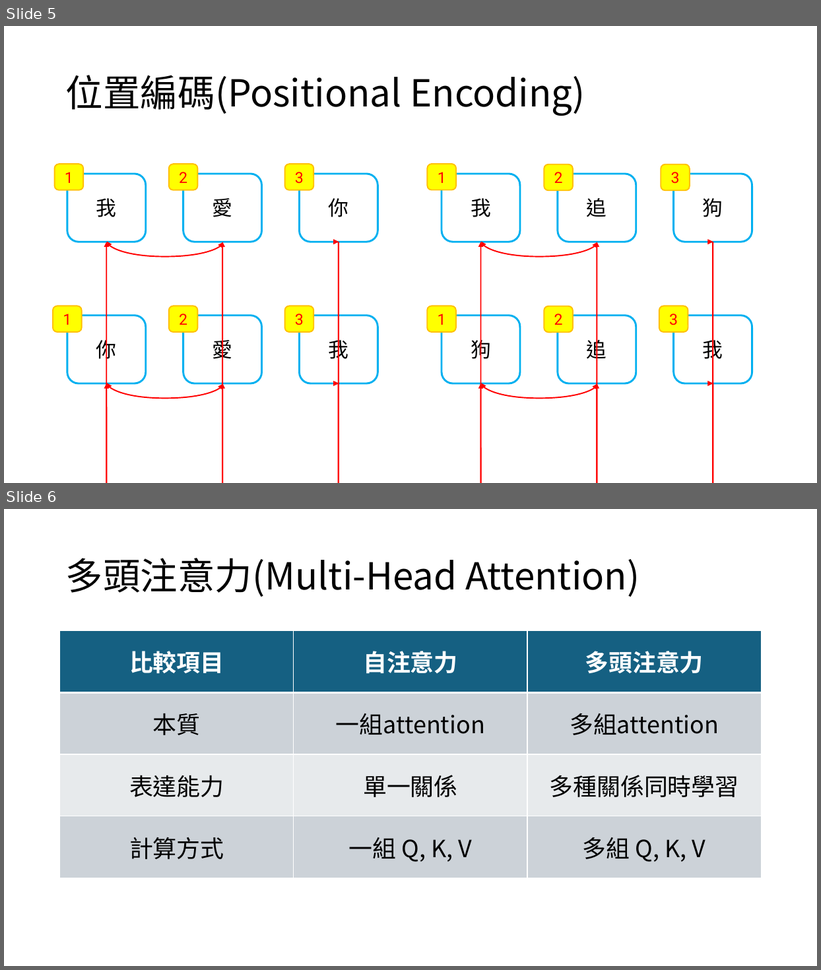
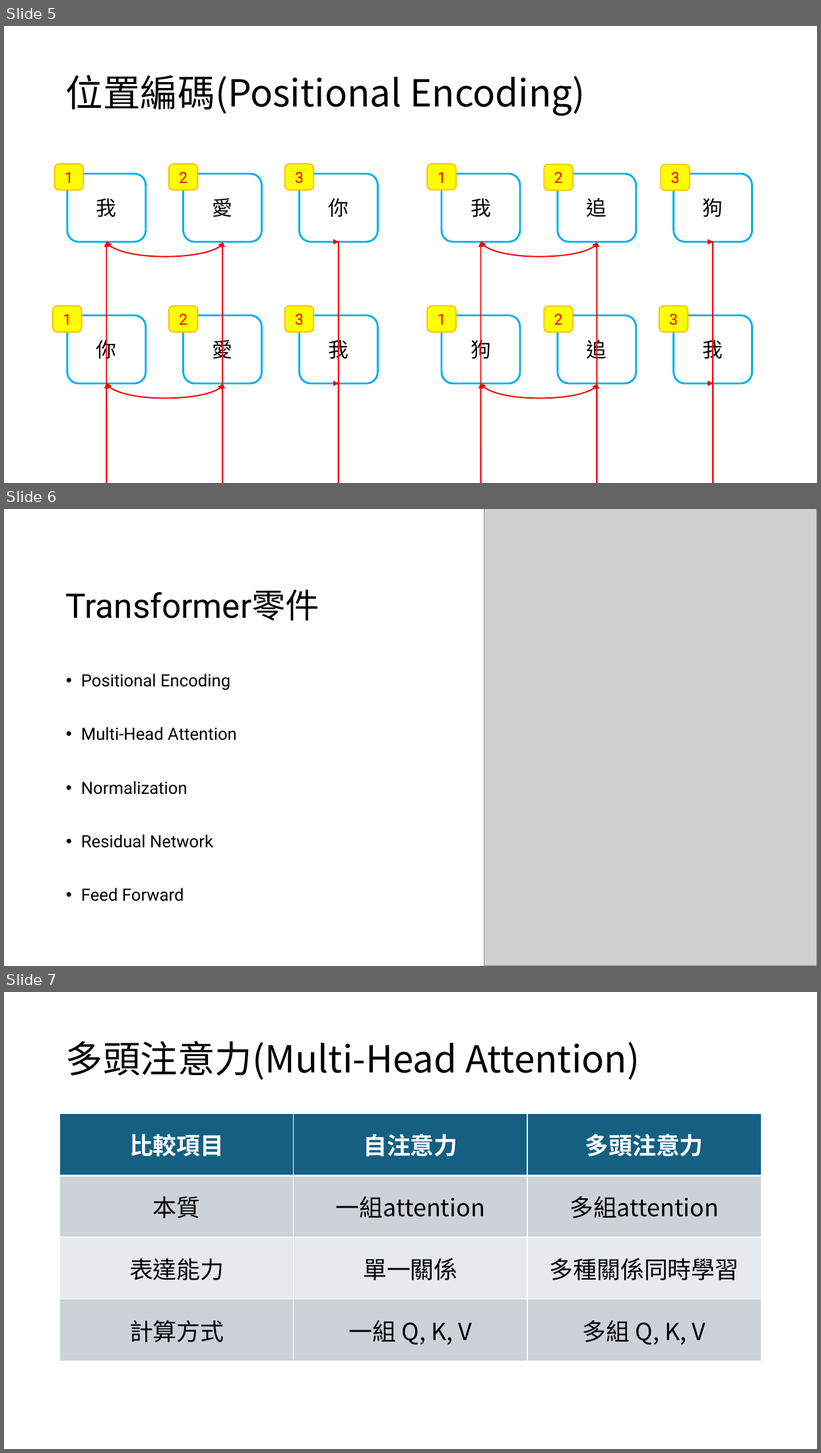
Before and after one commit to maxjiang323/GDG_NTPU_LLM_Lecture, a slide deck: Day3/Day3.pptx. Shown one above the other, each under a label of ours: slides 5 and 6 before the commit, slides 5, 6 and 7 after it. The pictures are 821x970 and 821x1453 pixels, drawn with LibreOffice and Linux fonts; fonts in the diff are those of the drawing; grey boxes stand for pictures. Boxes give left, top, right and bottom in pixels: in the first picture for what was removed or moved away, otherwise in the second. Text is boxed around its words. In the diff, an @@ line names an element or a change of style, - is before the commit and + after.

```diff
--- a/Day3/Day3.pptx
+++ b/Day3/Day3.pptx
@@ slide 6 added at (4, 509, 817, 966), background #FFFFFF @@
@@ picture added at (484, 509, 817, 966) @@
@@ title added at (66, 590, 319, 621), 40 pt, text #000000 @@
+Transformer零件
@@ text added at (81, 673, 237, 902), 20 pt, text #000000 @@
+• Positional Encoding
+• Multi-Head Attention
+• Normalization
+• Residual Network
+• Feed Forward
@@ what was slide 6 is now slide 7 @@
```
Also in this commit, not shown: 2 other slides added.
